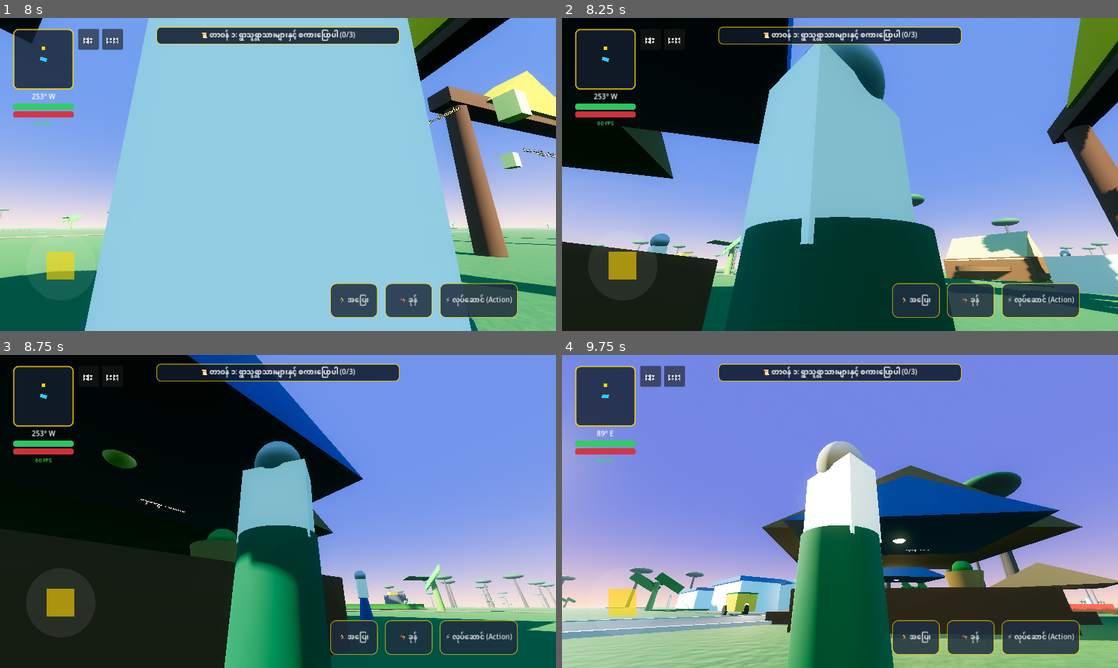
Above: before the commit, frames 1-4 (two rows, left to right).
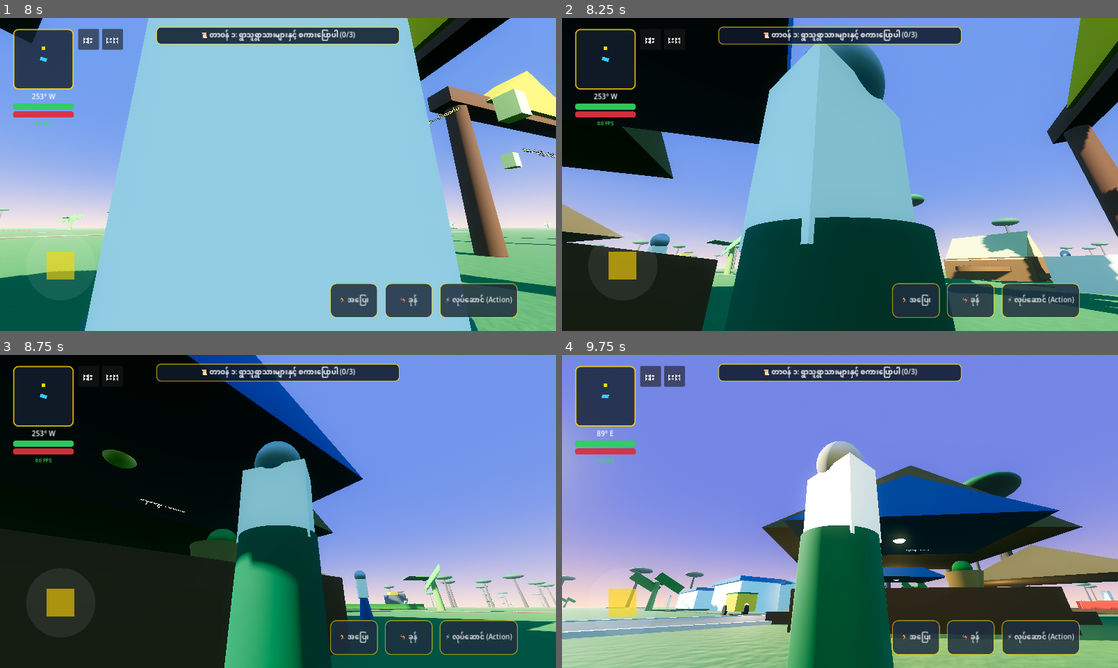
Above: after the commit, the same moments.

Repository: sudohlaingwin/gta-open-world
Game: Godot game, scene res://scenes/main_menu.tscn
The game is run twice, just before and just after one commit, with the same random seed, the same clock (stepped at 60 frames per second) and the same inputs.
Inputs (mouse positions are in pixels of both pictures, inside the frame that each line leads up to):
- Up to frame 1 (8 s): click "🎮 အသစ်စတင်မည် (New Game)" at 0.5 s; drag from (66, 274) to (333, 105) at 1.27 s; drag from (444, 221) to (250, 237) at 2.02 s; click "🗺️" at 2.75 s; click "⏸️" at 3.5 s; click "🏃 အပြေး" at 4.25 s; click "🦘 ခုန်" at 5 s; click "⚡ လုပ်ဆောင် (Action)" at 5.75 s; click "✕" at 6.5 s; move the mouse to (111, 127) at 7.27 s; hold Left (ui_left) from 7.28 s (still down); hold Ctrl from 7.28 s (still down)
- Up to frame 2 (8.25 s): release Left (ui_left) at 8 s; release Ctrl at 8 s; drag from (867, 174) to (673, 127) at 8.02 s
- Up to frame 3 (8.75 s): no input
- Up to frame 4 (9.75 s): move the mouse to (756, 433) at 8.77 s; hold Down (ui_down) 8.78-9.5 s; hold Ctrl 8.78-9.5 s; tap Space at 9.02 s; drag from (962, 495) to (756, 433) at 9.52 s

Frame 1 is identical in both runs. In frame 2, 0.7% of the frame differs, in the area x 0-12%, y 59-72%; in frame 3, less than 0.1%; in frame 4, 2.4%, in the area x 75-100%, y 60-83%.

Commit message:
feat(slice-157): guest house (16.5m) & rural stilted teak house (12.5m) scaling overhaul

Diff:
--- a/scenes/myanmar_guesthouse.tscn
+++ b/scenes/myanmar_guesthouse.tscn
@@ -3,99 +3,100 @@
 [ext_resource type="Script" path="res://scripts/village_lantern_controller.gd" id="1_lantern"]
 
 [sub_resource type="BoxShape3D" id="BoxShape3D_guest"]
-size = Vector3(11.5, 4.8, 9.0)
+size = Vector3(16.5, 6.2, 12.5)
 
 [sub_resource type="BoxMesh" id="BoxMesh_floor"]
-size = Vector3(11.2, 0.4, 8.8)
+size = Vector3(16.0, 0.5, 12.0)
 
 [sub_resource type="StandardMaterial3D" id="StandardMaterial3D_floor_wood"]
 albedo_color = Color(0.42, 0.28, 0.16, 1)
+roughness = 0.85
 
 [sub_resource type="BoxMesh" id="BoxMesh_bed"]
-size = Vector3(3.2, 0.65, 2.0)
+size = Vector3(4.5, 0.85, 2.8)
 
 [sub_resource type="StandardMaterial3D" id="StandardMaterial3D_blanket"]
 albedo_color = Color(0.85, 0.25, 0.2, 1)
 
 [sub_resource type="CylinderMesh" id="CylinderMesh_pillow"]
-top_radius = 0.28
-bottom_radius = 0.28
-height = 1.2
+top_radius = 0.38
+bottom_radius = 0.38
+height = 1.6
 
 [sub_resource type="StandardMaterial3D" id="StandardMaterial3D_pillow_white"]
 albedo_color = Color(0.95, 0.95, 0.95, 1)
 
 [sub_resource type="PrismMesh" id="PrismMesh_roof"]
 left_to_right = 0.5
-size = Vector3(12.2, 2.8, 9.8)
+size = Vector3(17.5, 3.8, 13.5)
 
 [sub_resource type="StandardMaterial3D" id="StandardMaterial3D_thatch"]
 albedo_color = Color(0.48, 0.38, 0.25, 1)
 
 [sub_resource type="BoxMesh" id="BoxMesh_desk"]
-size = Vector3(2.0, 0.9, 1.0)
+size = Vector3(2.8, 1.1, 1.4)
 
 [sub_resource type="StandardMaterial3D" id="StandardMaterial3D_desk_wood"]
 albedo_color = Color(0.35, 0.22, 0.12, 1)
 
 [sub_resource type="SphereMesh" id="SphereMesh_lamp"]
-radius = 0.22
-height = 0.4
+radius = 0.32
+height = 0.55
 
 [sub_resource type="StandardMaterial3D" id="StandardMaterial3D_gold_glow"]
 albedo_color = Color(1.0, 0.85, 0.3, 1)
 emission_enabled = true
 emission = Color(1.0, 0.82, 0.35, 1)
-emission_energy_multiplier = 2.5
+emission_energy_multiplier = 2.8
 
 [node name="MyanmarGuestHouse" type="StaticBody3D"]
 script = ExtResource("1_lantern")
 
 [node name="FloorCollision" type="CollisionShape3D" parent="."]
-transform = Transform3D(1, 0, 0, 0, 1, 0, 0, 0, 1, 0, 0.2, 0)
+transform = Transform3D(1, 0, 0, 0, 1, 0, 0, 0, 1, 0, 0.25, 0)
 shape = SubResource("BoxShape3D_guest")
 
 [node name="VisualMesh" type="Node3D" parent="."]
 
 [node name="Floor" type="MeshInstance3D" parent="VisualMesh"]
-transform = Transform3D(1, 0, 0, 0, 1, 0, 0, 0, 1, 0, 0.2, 0)
+transform = Transform3D(1, 0, 0, 0, 1, 0, 0, 0, 1, 0, 0.25, 0)
 mesh = SubResource("BoxMesh_floor")
 surface_material_override/0 = SubResource("StandardMaterial3D_floor_wood")
 
 [node name="Bed" type="MeshInstance3D" parent="VisualMesh"]
-transform = Transform3D(1, 0, 0, 0, 1, 0, 0, 0, 1, -3.2, 0.65, -2.2)
+transform = Transform3D(1, 0, 0, 0, 1, 0, 0, 0, 1, -4.5, 0.85, -3.2)
 mesh = SubResource("BoxMesh_bed")
 surface_material_override/0 = SubResource("StandardMaterial3D_blanket")
 
 [node name="Pillow" type="MeshInstance3D" parent="VisualMesh"]
-transform = Transform3D(1, 0, 0, 0, 1, 0, 0, 0, 1, -3.2, 1.05, -2.8)
+transform = Transform3D(1, 0, 0, 0, 1, 0, 0, 0, 1, -4.5, 1.45, -4.1)
 mesh = SubResource("CylinderMesh_pillow")
 surface_material_override/0 = SubResource("StandardMaterial3D_pillow_white")
 
 [node name="Desk" type="MeshInstance3D" parent="VisualMesh"]
-transform = Transform3D(1, 0, 0, 0, 1, 0, 0, 0, 1, 3.2, 0.7, -2.2)
+transform = Transform3D(1, 0, 0, 0, 1, 0, 0, 0, 1, 4.5, 0.9, -3.2)
 mesh = SubResource("BoxMesh_desk")
 surface_material_override/0 = SubResource("StandardMaterial3D_desk_wood")
 
 [node name="GoldLamp" type="MeshInstance3D" parent="VisualMesh"]
-transform = Transform3D(1, 0, 0, 0, 1, 0, 0, 0, 1, 3.2, 1.4, -2.2)
+transform = Transform3D(1, 0, 0, 0, 1, 0, 0, 0, 1, 4.5, 1.9, -3.2)
 mesh = SubResource("SphereMesh_lamp")
 surface_material_override/0 = SubResource("StandardMaterial3D_gold_glow")
 
 [node name="GuestHouseLight" type="OmniLight3D" parent="VisualMesh"]
-transform = Transform3D(1, 0, 0, 0, 1, 0, 0, 0, 1, 3.2, 1.6, -2.2)
+transform = Transform3D(1, 0, 0, 0, 1, 0, 0, 0, 1, 4.5, 2.1, -3.2)
 light_color = Color(1.0, 0.88, 0.55, 1)
-light_energy = 2.4
-omni_range = 11.0
+light_energy = 2.8
+omni_range = 15.0
 
 [node name="Roof" type="MeshInstance3D" parent="VisualMesh"]
-transform = Transform3D(1, 0, 0, 0, 1, 0, 0, 0, 1, 0, 4.4, 0)
+transform = Transform3D(1, 0, 0, 0, 1, 0, 0, 0, 1, 0, 5.8, 0)
 mesh = SubResource("PrismMesh_roof")
 surface_material_override/0 = SubResource("StandardMaterial3D_thatch")
 
 [node name="GuestHouseSign" type="Label3D" parent="."]
-transform = Transform3D(1, 0, 0, 0, 1, 0, 0, 0, 1, 0, 3.6, 4.5)
+transform = Transform3D(1, 0, 0, 0, 1, 0, 0, 0, 1, 0, 4.8, 6.2)
 text = "ရွှေဧည့်ရိပ်သာ တည်းခိုခန်း"
-font_size = 38
-outline_size = 10
+font_size = 46
+outline_size = 14
 modulate = Color(1.0, 0.9, 0.35, 1)
--- a/scenes/myanmar_house.tscn
+++ b/scenes/myanmar_house.tscn
@@ -3,17 +3,17 @@
 [ext_resource type="Script" path="res://scripts/village_lantern_controller.gd" id="1_lantern"]
 
 [sub_resource type="BoxShape3D" id="BoxShape3D_house"]
-size = Vector3(8.5, 6.8, 8.8)
+size = Vector3(12.5, 9.2, 12.8)
 
 [sub_resource type="BoxMesh" id="BoxMesh_floor"]
-size = Vector3(8.5, 0.5, 8.8)
+size = Vector3(12.5, 0.65, 12.8)
 
 [sub_resource type="StandardMaterial3D" id="StandardMaterial3D_teak"]
 albedo_color = Color(0.35, 0.20, 0.10, 1)
 roughness = 0.85
 
 [sub_resource type="BoxMesh" id="BoxMesh_walls"]
-size = Vector3(8.2, 3.8, 8.5)
+size = Vector3(12.0, 5.2, 12.4)
 
 [sub_resource type="StandardMaterial3D" id="StandardMaterial3D_bamboo"]
 albedo_color = Color(0.72, 0.62, 0.42, 1)
@@ -21,93 +21,93 @@
 
 [sub_resource type="PrismMesh" id="PrismMesh_roof"]
 left_to_right = 0.5
-size = Vector3(9.5, 3.0, 9.8)
+size = Vector3(13.8, 4.2, 14.2)
 
 [sub_resource type="StandardMaterial3D" id="StandardMaterial3D_thatch"]
 albedo_color = Color(0.48, 0.40, 0.25, 1)
 
 [sub_resource type="CylinderMesh" id="CylinderMesh_stilt"]
-top_radius = 0.18
-bottom_radius = 0.22
-height = 1.2
+top_radius = 0.26
+bottom_radius = 0.32
+height = 1.8
 
 [sub_resource type="BoxMesh" id="BoxMesh_verandah"]
-size = Vector3(2.6, 0.4, 5.0)
+size = Vector3(3.8, 0.5, 7.2)
 
 [sub_resource type="BoxMesh" id="BoxMesh_ladder"]
-size = Vector3(1.3, 0.15, 1.8)
+size = Vector3(1.8, 0.2, 2.6)
 
 [sub_resource type="SphereMesh" id="SphereMesh_lamp"]
-radius = 0.22
-height = 0.32
+radius = 0.32
+height = 0.45
 
 [sub_resource type="StandardMaterial3D" id="StandardMaterial3D_lamp"]
 albedo_color = Color(1.0, 0.88, 0.5, 1)
 emission_enabled = true
 emission = Color(1.0, 0.82, 0.4, 1)
-emission_energy_multiplier = 2.4
+emission_energy_multiplier = 2.6
 
 [node name="MyanmarHouse" type="StaticBody3D"]
 script = ExtResource("1_lantern")
 
 [node name="CollisionShape3D" type="CollisionShape3D" parent="."]
-transform = Transform3D(1, 0, 0, 0, 1, 0, 0, 0, 1, -0.8, 3.4, 0)
+transform = Transform3D(1, 0, 0, 0, 1, 0, 0, 0, 1, -1.2, 4.6, 0)
 shape = SubResource("BoxShape3D_house")
 
 [node name="VisualMesh" type="Node3D" parent="."]
 
 [node name="Floor" type="MeshInstance3D" parent="VisualMesh"]
-transform = Transform3D(1, 0, 0, 0, 1, 0, 0, 0, 1, -0.8, 1.2, 0)
+transform = Transform3D(1, 0, 0, 0, 1, 0, 0, 0, 1, -1.2, 1.8, 0)
 mesh = SubResource("BoxMesh_floor")
 surface_material_override/0 = SubResource("StandardMaterial3D_teak")
 
 [node name="Walls" type="MeshInstance3D" parent="VisualMesh"]
-transform = Transform3D(1, 0, 0, 0, 1, 0, 0, 0, 1, -0.8, 3.1, 0)
+transform = Transform3D(1, 0, 0, 0, 1, 0, 0, 0, 1, -1.2, 4.4, 0)
 mesh = SubResource("BoxMesh_walls")
 surface_material_override/0 = SubResource("StandardMaterial3D_bamboo")
 
 [node name="VerandahPorch" type="MeshInstance3D" parent="VisualMesh"]
-transform = Transform3D(1, 0, 0, 0, 1, 0, 0, 0, 1, 3.8, 1.25, 0)
+transform = Transform3D(1, 0, 0, 0, 1, 0, 0, 0, 1, 5.5, 1.85, 0)
 mesh = SubResource("BoxMesh_verandah")
 surface_material_override/0 = SubResource("StandardMaterial3D_teak")
 
 [node name="LadderStairs" type="MeshInstance3D" parent="VisualMesh"]
-transform = Transform3D(0.866, -0.5, 0, 0.5, 0.866, 0, 0, 0, 1, 5.5, 0.6, 0)
+transform = Transform3D(0.866, -0.5, 0, 0.5, 0.866, 0, 0, 0, 1, 7.8, 0.9, 0)
 mesh = SubResource("BoxMesh_ladder")
 surface_material_override/0 = SubResource("StandardMaterial3D_teak")
 
 [node name="StiltFL" type="MeshInstance3D" parent="VisualMesh"]
-transform = Transform3D(1, 0, 0, 0, 1, 0, 0, 0, 1, -4.6, 0.6, 4.0)
+transform = Transform3D(1, 0, 0, 0, 1, 0, 0, 0, 1, -6.6, 0.9, 5.8)
 mesh = SubResource("CylinderMesh_stilt")
 surface_material_override/0 = SubResource("StandardMaterial3D_teak")
 
 [node name="StiltFR" type="MeshInstance3D" parent="VisualMesh"]
-transform = Transform3D(1, 0, 0, 0, 1, 0, 0, 0, 1, 4.6, 0.6, 4.0)
+transform = Transform3D(1, 0, 0, 0, 1, 0, 0, 0, 1, 6.6, 0.9, 5.8)
 mesh = SubResource("CylinderMesh_stilt")
 surface_material_override/0 = SubResource("StandardMaterial3D_teak")
 
 [node name="StiltBL" type="MeshInstance3D" parent="VisualMesh"]
-transform = Transform3D(1, 0, 0, 0, 1, 0, 0, 0, 1, -4.6, 0.6, -4.0)
+transform = Transform3D(1, 0, 0, 0, 1, 0, 0, 0, 1, -6.6, 0.9, -5.8)
 mesh = SubResource("CylinderMesh_stilt")
 surface_material_override/0 = SubResource("StandardMaterial3D_teak")
 
 [node name="StiltBR" type="MeshInstance3D" parent="VisualMesh"]
-transform = Transform3D(1, 0, 0, 0, 1, 0, 0, 0, 1, 4.6, 0.6, -4.0)
+transform = Transform3D(1, 0, 0, 0, 1, 0, 0, 0, 1, 6.6, 0.9, -5.8)
 mesh = SubResource("CylinderMesh_stilt")
 surface_material_override/0 = SubResource("StandardMaterial3D_teak")
 
 [node name="Roof" type="MeshInstance3D" parent="VisualMesh"]
-transform = Transform3D(1, 0, 0, 0, 1, 0, 0, 0, 1, 0, 6.2, 0)
+transform = Transform3D(1, 0, 0, 0, 1, 0, 0, 0, 1, 0, 8.8, 0)
 mesh = SubResource("PrismMesh_roof")
 surface_material_override/0 = SubResource("StandardMaterial3D_thatch")
 
 [node name="PorchLamp" type="MeshInstance3D" parent="VisualMesh"]
-transform = Transform3D(1, 0, 0, 0, 1, 0, 0, 0, 1, 3.2, 3.5, 1.6)
+transform = Transform3D(1, 0, 0, 0, 1, 0, 0, 0, 1, 4.6, 5.0, 2.4)
 mesh = SubResource("SphereMesh_lamp")
 surface_material_override/0 = SubResource("StandardMaterial3D_lamp")
 
 [node name="PorchLight" type="OmniLight3D" parent="VisualMesh"]
-transform = Transform3D(1, 0, 0, 0, 1, 0, 0, 0, 1, 3.2, 3.4, 1.6)
+transform = Transform3D(1, 0, 0, 0, 1, 0, 0, 0, 1, 4.6, 4.8, 2.4)
 light_color = Color(1.0, 0.88, 0.55, 1)
-light_energy = 2.4
-omni_range = 11.0
+light_energy = 2.8
+omni_range = 15.0
Not shown, changed: COLLAB.md
